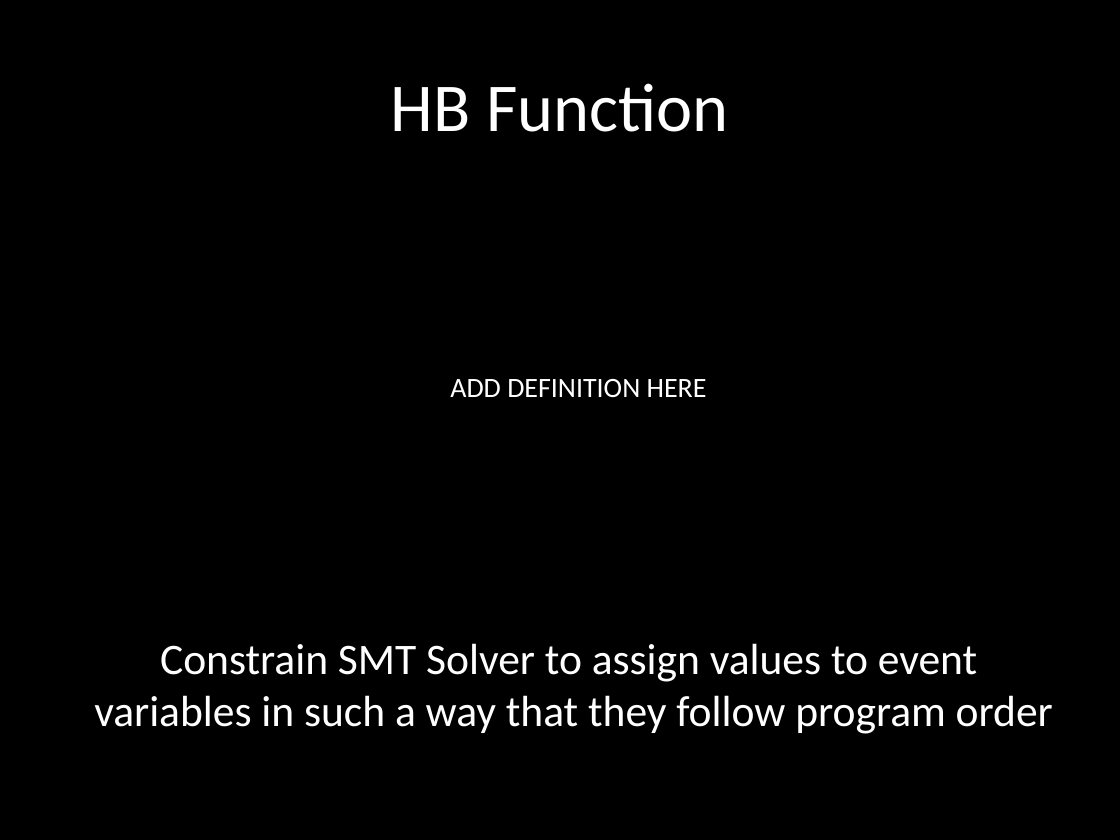
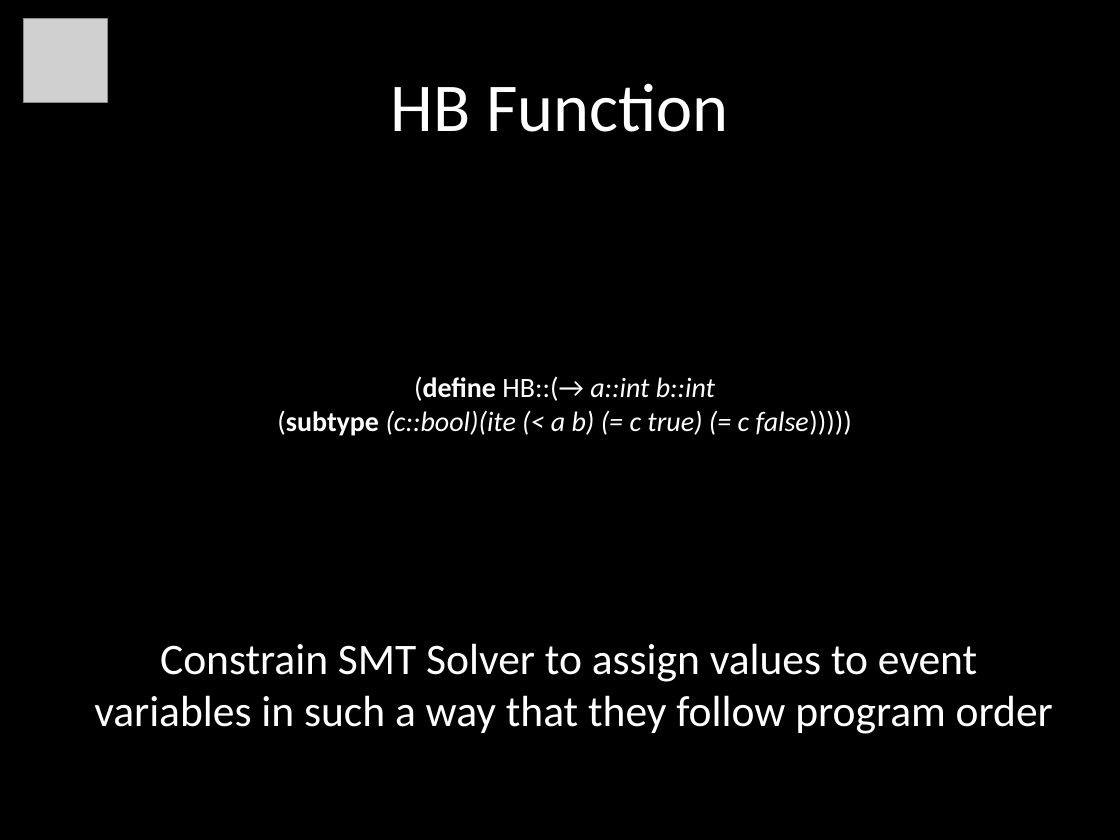
Before and after one commit to ericmercer/MP-trace-language, a slide deck: slide 15 of presentations/Qual_2012_YuHuang.pptx. Drawn at 1120x840 pixels with LibreOffice and Linux fonts; fonts in the diff are those of the drawing; grey boxes stand for pictures. Boxes give left, top, right and bottom in pixels: in the first picture for what was removed or moved away, otherwise in the second. Text is boxed around its words. In the diff, an @@ line names an element or a change of style, - is before the commit and + after.

Commit message:
add function definition

```diff
--- a/presentations/Qual_2012_YuHuang.pptx
+++ b/presentations/Qual_2012_YuHuang.pptx
@@ picture added at [24,19,108,103] @@
@@ text at [277,376,852,436]: text changed; italic on @@
-ADD DEFINITION HERE
+(define HB::(→ a::int b::int
+(subtype (c::bool)(ite (< a b) (= c true) (= c false)))))
```
Also in this commit, not shown: 5 other slides changed, 1 slide removed.
